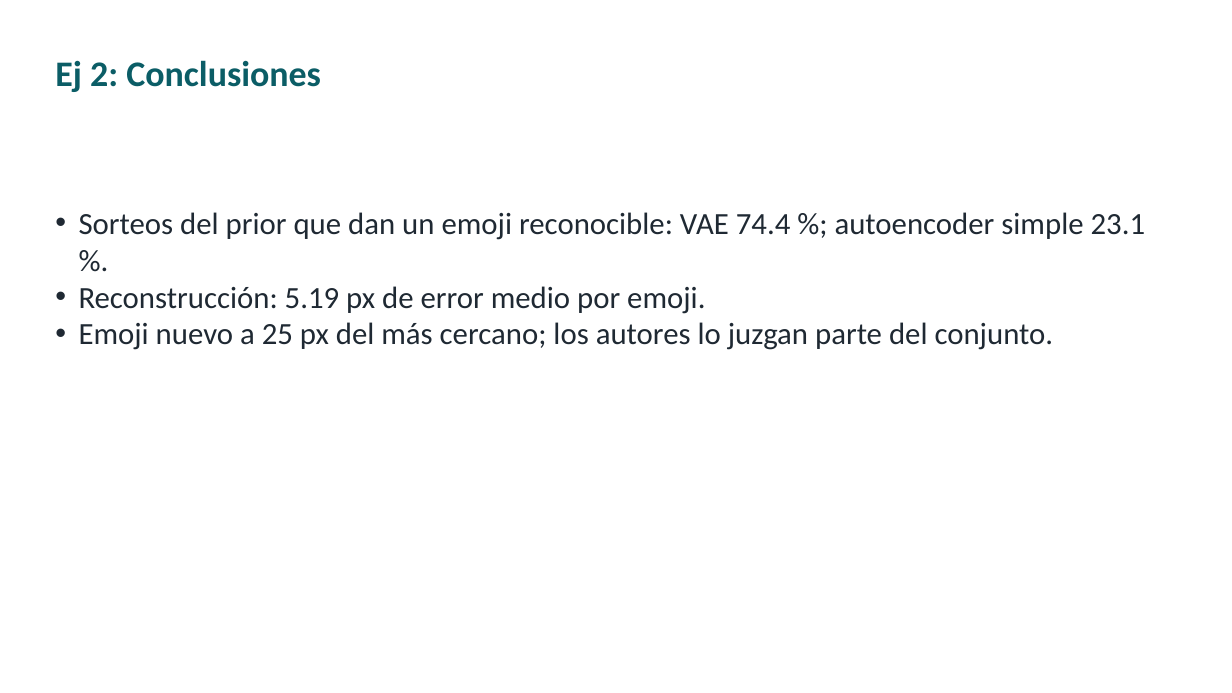
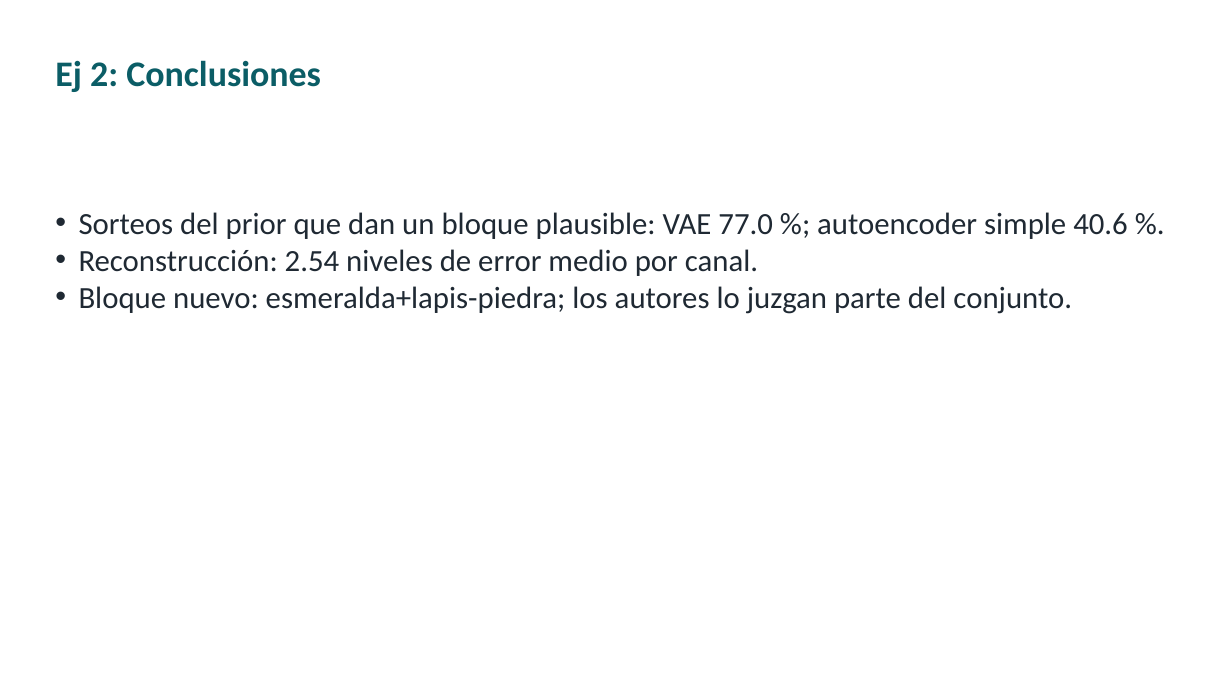
Before and after one commit to ldicandia/SIA-G3, a slide deck: slide 25 of TP5/presentacion/TP5-autoencoders.pptx. Drawn at 1232x693 pixels with LibreOffice and Linux fonts; fonts in the diff are those of the drawing. Boxes give left, top, right and bottom in pixels: in the first picture for what was removed or moved away, otherwise in the second. Text is boxed around its words. In the diff, an @@ line names an element or a change of style, - is before the commit and + after.

```diff
--- a/TP5/presentacion/TP5-autoencoders.pptx
+++ b/TP5/presentacion/TP5-autoencoders.pptx
@@ text at (x1=79, y1=212, x2=1128, y2=314): text changed @@
-• Sorteos del prior que dan un emoji reconocible: VAE 74.4 %; autoencoder simple 23.1 %.
-• Reconstrucción: 5.19 px de error medio por emoji.
-• Emoji nuevo a 25 px del más cercano; los autores lo juzgan parte del conjunto.
+• Sorteos del prior que dan un bloque plausible: VAE 77.0 %; autoencoder simple 40.6 %.
+• Reconstrucción: 2.54 niveles de error medio por canal.
+• Bloque nuevo: esmeralda+lapis-piedra; los autores lo juzgan parte del conjunto.
```
Also in this commit, not shown: 5 other slides changed, 2 slides added, 2 slides removed, 33 other files.
